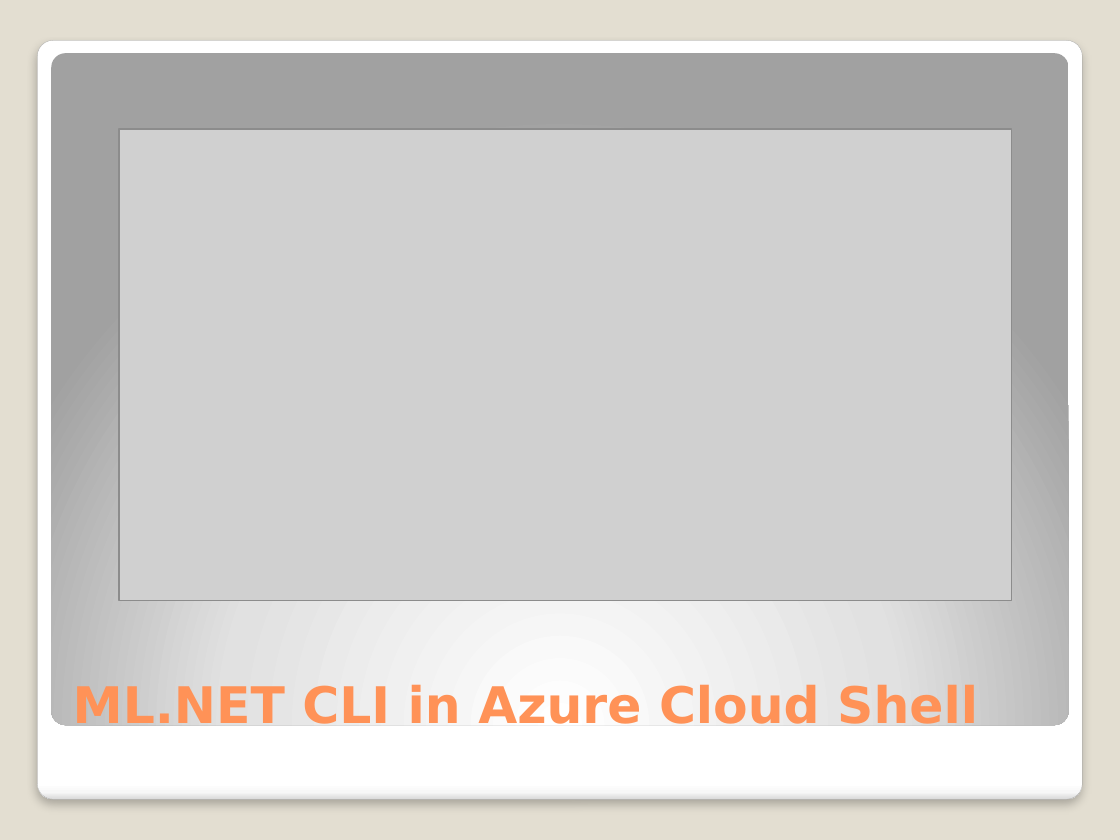
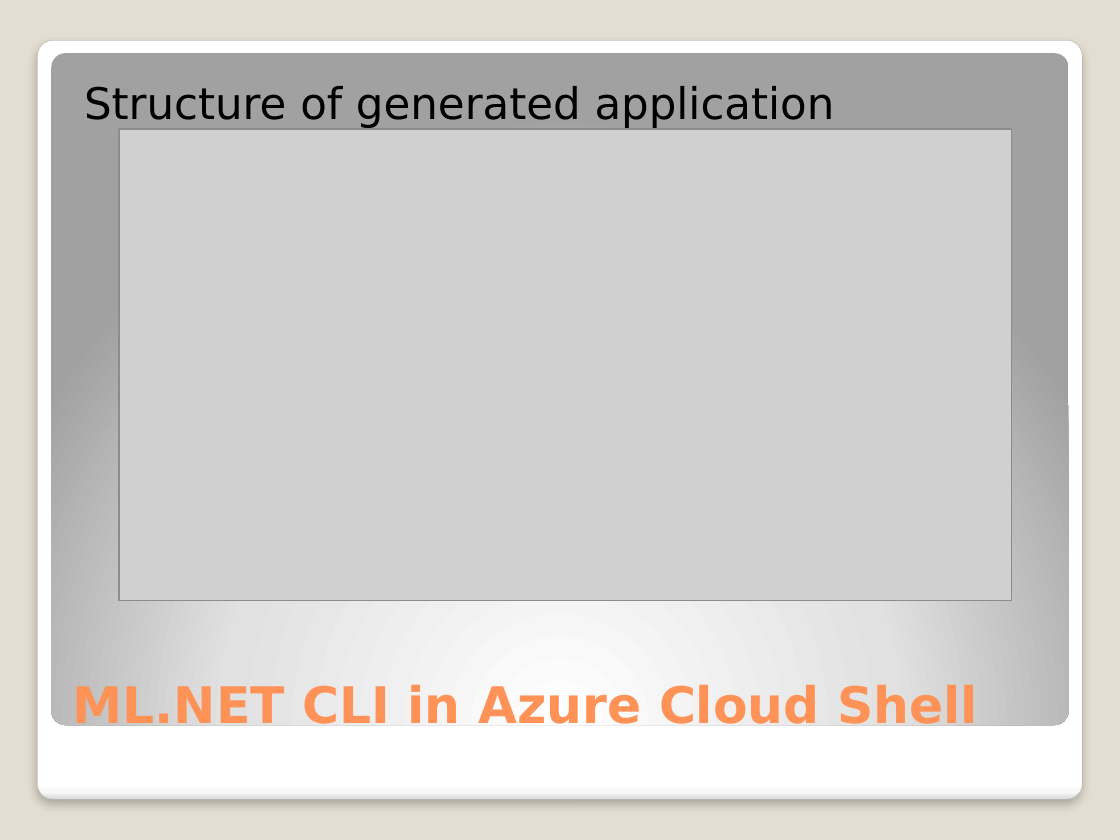
Before and after one commit to djkormo/mlnet-cli, a slide deck: slide 35 of presentation/Machine learning in Azure without Python.pptx. Drawn at 1120x840 pixels with LibreOffice and Linux fonts; fonts in the diff are those of the drawing; grey boxes stand for pictures. Boxes give left, top, right and bottom in pixels: in the first picture for what was removed or moved away, otherwise in the second. Text is boxed around its words. In the diff, an @@ line names an element or a change of style, - is before the commit and + after.

Commit message:
next version of presentation/Machine learning in Azure without Python.pptx

```diff
--- a/presentation/Machine learning in Azure without Python.pptx
+++ b/presentation/Machine learning in Azure without Python.pptx
@@ text added at bbox=[84, 86, 835, 128], 28 pt, text #000000 @@
+Structure of generated application
```
Also in this commit, not shown: 10 other slides changed.
